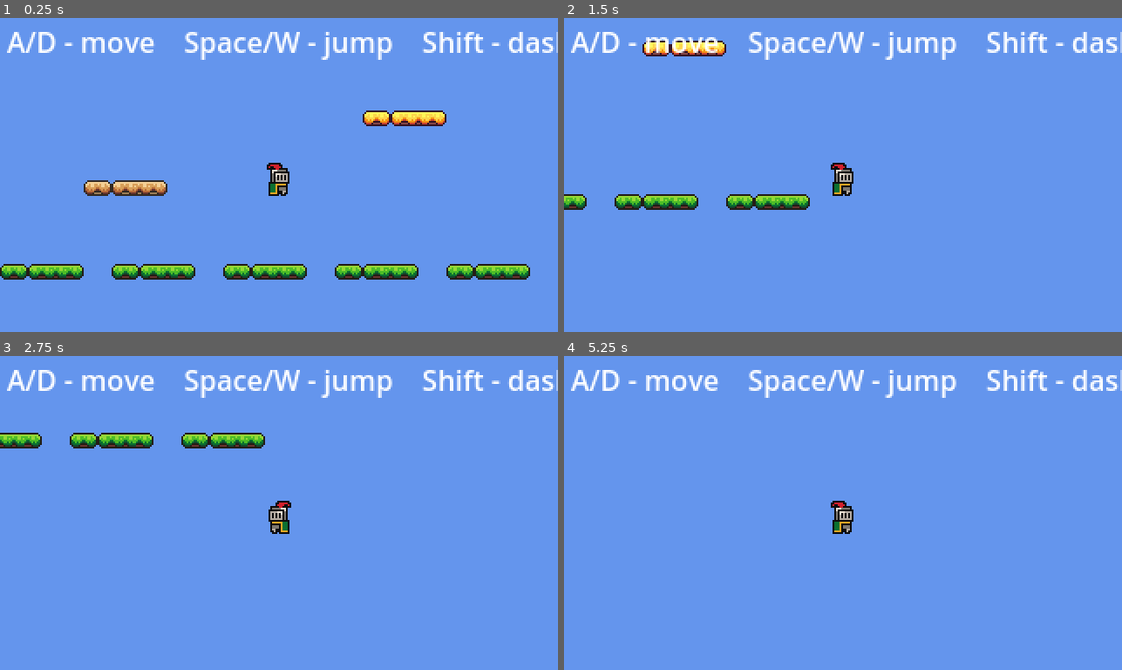
Above: before the commit, frames 1-4 (two rows, left to right).
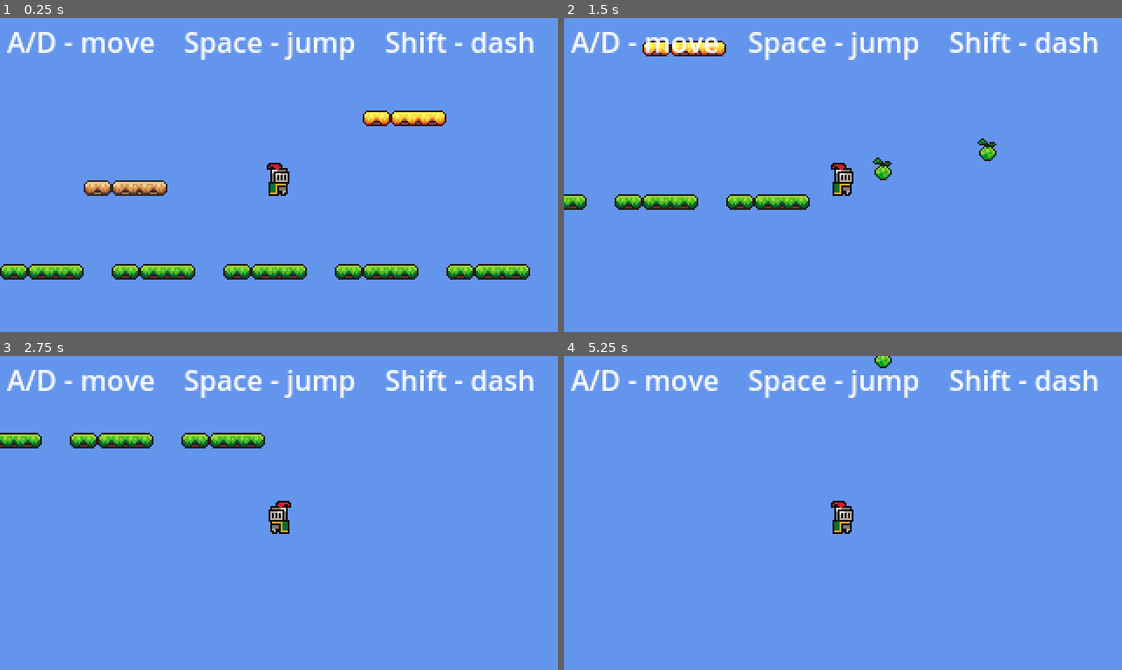
Above: after the commit, the same moments.

Repository: SolutionsByCarson/ScratchPad
Game: Godot game, scene res://scenes/main.tscn
The game is run twice, just before and just after one commit, with the same random seed, the same clock (stepped at 60 frames per second) and the same inputs.
Inputs:
- Up to frame 1 (0.25 s): no input
- Up to frame 2 (1.5 s): hold D (move_right) from 0.53 s (still down); tap Shift (dash) at 0.6 s; tap Space (jump) at 0.77, 1.07 s; tap J (shoot, bound only after the commit) at 0.8, 1.35 s
- Up to frame 3 (2.75 s): tap Space (jump) at 1.52, 1.55, 1.82, 2.1 s; release D (move_right) at 2.03 s; hold A (move_left) from 2.03 s (still down); tap Shift (dash) at 2.3 s
- Up to frame 4 (5.25 s): release A (move_left) at 2.78 s; hold D (move_right) 2.78-4.28 s; tap Shift (dash) at 2.85, 4.35 s; tap Space (jump) at 3.02, 3.32, 3.77, 3.8, 4.07, 4.52, 4.82, 5 s; tap J (shoot, bound only after the commit) at 3.05, 3.6, 5.1 s; tap Enter at 4.25 s; hold A (move_left) 4.28-5.03 s; hold D (move_right) from 5.03 s (still down)

The runs differ from the first frame. In frame 1, 1.9% of the frame differs, in the area x 47-100%, y 4-14%; in frame 2, 2.3%, in the area x 47-100%, y 4-52%; in frame 3, 1.9%; in frame 4, 2.0%.

Commit message:
Add fruit projectile and shoot action on J
scenes/fruit.tscn is a standalone Area2D projectile (16x16 sprite from
fruit.png at region 0,0,16,16) with a 10x10 collision box. fruit.gd
moves it horizontally at 250 px/s for 1.5s, then despawns. On
body_entered with non-player, it self-destructs. On area_entered with
an "enemy" group member, it plays explosion SFX and destroys both.

Player added to "player" group on _ready so the fruit's spawn-time
overlap doesn't immediately trigger destruction. _shoot() spawns a
fruit 12px ahead of the player at the current facing, plays "tap" SFX.

Includes audio.gd.uid auto-generated by Godot after previous commit.

Co-Authored-By: Claude Opus 4.7 (1M context) <noreply@anthropic.com>

Diff:
--- a/project.godot
+++ b/project.godot
@@ -54,6 +54,11 @@
 "events": [Object(InputEventKey,"resource_local_to_scene":false,"resource_name":"","device":-1,"window_id":0,"alt_press …(195 unchanged characters)…
 ]
 }
+shoot={
+"deadzone": 0.5,
+"events": [Object(InputEventKey,"resource_local_to_scene":false,"resource_name":"","device":-1,"window_id":0,"alt_pressed":false,"shift_pressed":false,"ctrl_pressed":false,"meta_pressed":false,"pressed":false,"keycode":0,"physical_keycode":74,"key_label":0,"unicode":106,"location":0,"echo":false,"script":null)
+]
+}
 
 [rendering]
 
--- /dev/null
+++ b/scenes/fruit.tscn
@@ -0,0 +1,18 @@
+[gd_scene load_steps=4 format=3]
+
+[ext_resource type="Script" path="res://scripts/fruit.gd" id="1_fruit"]
+[ext_resource type="Texture2D" path="res://assets/sprites/fruit.png" id="2_fruit_tex"]
+
+[sub_resource type="RectangleShape2D" id="RectangleShape2D_fruit"]
+size = Vector2(10, 10)
+
+[node name="Fruit" type="Area2D"]
+script = ExtResource("1_fruit")
+
+[node name="Sprite2D" type="Sprite2D" parent="."]
+texture = ExtResource("2_fruit_tex")
+region_enabled = true
+region_rect = Rect2(0, 0, 16, 16)
+
+[node name="CollisionShape2D" type="CollisionShape2D" parent="."]
+shape = SubResource("RectangleShape2D_fruit")
--- a/scenes/main.tscn
+++ b/scenes/main.tscn
@@ -80,4 +80,4 @@
 offset_top = 2.0
 offset_right = 320.0
 offset_bottom = 24.0
-text = "A/D - move    Space/W - jump    Shift - dash"
+text = "A/D - move    Space - jump    Shift - dash    J - shoot"
--- /dev/null
+++ b/scripts/fruit.gd
@@ -0,0 +1,33 @@
+extends Area2D
+
+const SPEED := 250.0
+const LIFETIME := 1.5
+
+var direction: float = 1.0
+var _life_left := LIFETIME
+
+
+func _ready() -> void:
+	add_to_group("fruit")
+	body_entered.connect(_on_body_entered)
+	area_entered.connect(_on_area_entered)
+
+
+func _physics_process(delta: float) -> void:
+	position.x += direction * SPEED * delta
+	_life_left -= delta
+	if _life_left <= 0.0:
+		queue_free()
+
+
+func _on_body_entered(body: Node) -> void:
+	if body.is_in_group("player"):
+		return
+	queue_free()
+
+
+func _on_area_entered(area: Area2D) -> void:
+	if area.is_in_group("enemy"):
+		Audio.play_sfx("explosion")
+		area.queue_free()
+		queue_free()
--- a/scripts/player.gd
+++ b/scripts/player.gd
@@ -9,6 +9,9 @@
 const DASH_DURATION := 0.15
 const DASH_COOLDOWN := 0.5
 
+const FRUIT_SCENE := preload("res://scenes/fruit.tscn")
+const SHOOT_OFFSET := Vector2(12.0, -4.0)
+
 @onready var sprite: Sprite2D = $Sprite2D
 
 var _coyote_timer := 0.0
@@ -18,7 +21,14 @@
 var _dash_cooldown_left := 0.0
 
 
+func _ready() -> void:
+	add_to_group("player")
+
+
 func _physics_process(delta: float) -> void:
+	if Input.is_action_just_pressed("shoot"):
+		_shoot()
+
 	_dash_cooldown_left = max(0.0, _dash_cooldown_left - delta)
 
 	if Input.is_action_just_pressed("dash") and _dash_cooldown_left <= 0.0 and _dash_time_left <= 0.0:
@@ -59,3 +69,11 @@
 		velocity.x = move_toward(velocity.x, 0.0, SPEED)
 
 	move_and_slide()
+
+
+func _shoot() -> void:
+	var fruit := FRUIT_SCENE.instantiate()
+	fruit.position = global_position + Vector2(_facing * SHOOT_OFFSET.x, SHOOT_OFFSET.y)
+	fruit.direction = _facing
+	get_parent().add_child(fruit)
+	Audio.play_sfx("tap")
Not shown, added: scripts/audio.gd.uid
